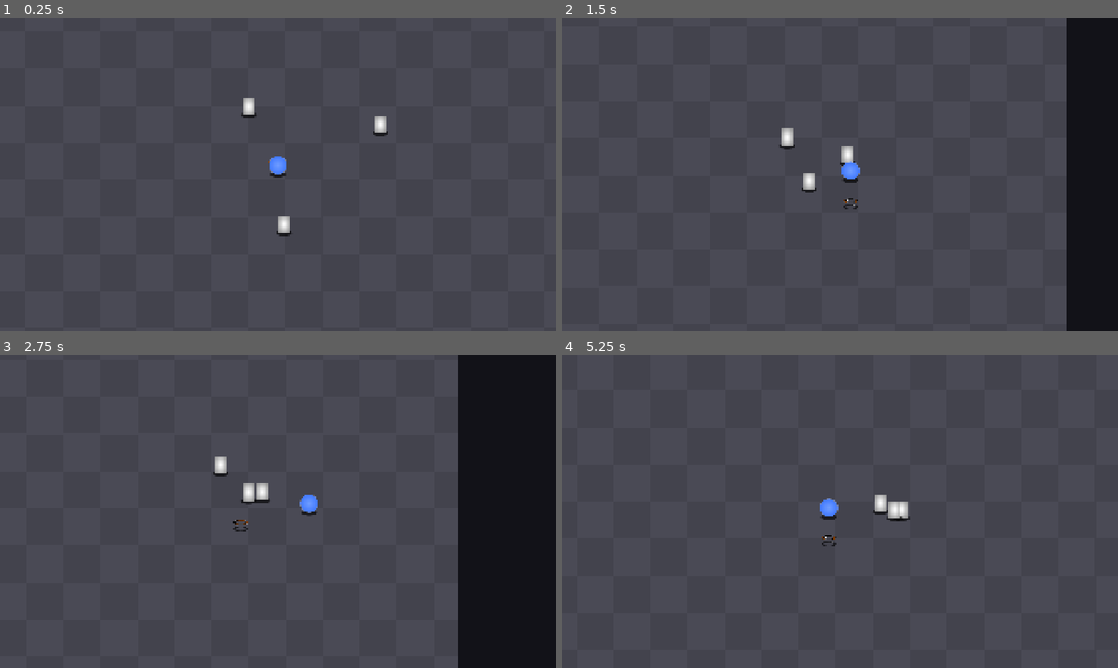
Above: before the commit, frames 1-4 (two rows, left to right).
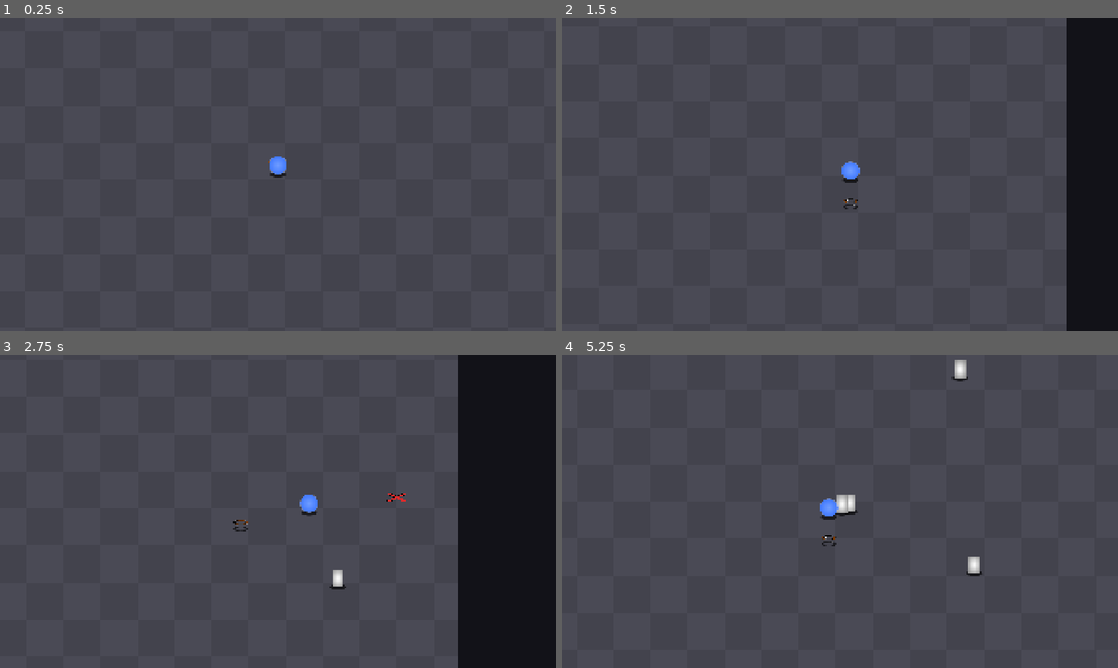
Above: after the commit, the same moments.

Repository: Lucarni-Lucas/entrega-boss-lucarni-lucas
Game: Godot game, scene res://scenes/arena.tscn
The game is run twice, just before and just after one commit, with the same random seed, the same clock (stepped at 60 frames per second) and the same inputs.
Inputs:
- Up to frame 1 (0.25 s): no input
- Up to frame 2 (1.5 s): hold D (mover_derecha) 0.53-1.28 s; tap C (slash) at 0.6 s; hold S (mover_abajo) from 1.28 s (still down); tap Z (boomerang) at 1.35 s
- Up to frame 3 (2.75 s): tap C (slash) at 1.55, 2.3 s; release S (mover_abajo) at 2.03 s; hold D (mover_derecha) from 2.03 s (still down); tap X (dive) at 2.1 s
- Up to frame 4 (5.25 s): release D (mover_derecha) at 2.78 s; hold W (mover_arriba) 2.78-3.53 s; tap Space (ground_pound) at 2.85 s; tap C (slash) at 3.05, 3.6, 4.35 s; hold A (mover_izquierda) 3.53-5.03 s; hold S (mover_abajo) from 5.03 s (still down); tap Z (boomerang) at 5.1 s

The runs differ from the first frame. In frame 1, 0.4% of the frame differs, in the area x 43-70%, y 25-70%; in frame 2, 0.4%; in frame 3, 0.6%; in frame 4, 0.9%, in the area x 49-76%, y 1-71%.

Commit message:
spawner de enemigos

Diff:
--- a/entrega-boss-lucarni-lucas/resources/camara_params.tres
+++ b/entrega-boss-lucarni-lucas/resources/camara_params.tres
@@ -1,6 +1,6 @@
 [gd_resource type="Resource" script_class="CameraParams" format=3 uid="uid://juj8w6pqin0e"]
 
-[ext_resource type="Script" uid="uid://dfp6vv16lir4w" path="res://scripts/camara_params.gd" id="1_tbqqu"]
+[ext_resource type="Script" uid="uid://dfp6vv16lir4w" path="res://scripts/params/camara_params.gd" id="1_tbqqu"]
 
 [resource]
 script = ExtResource("1_tbqqu")
--- a/entrega-boss-lucarni-lucas/resources/enemigo_terrestre.tres
+++ b/entrega-boss-lucarni-lucas/resources/enemigo_terrestre.tres
@@ -1,10 +1,11 @@
 [gd_resource type="Resource" script_class="EnemyParams" format=3 uid="uid://bauovwlt6r0be"]
 
-[ext_resource type="Script" uid="uid://bogkc7efq10ps" path="res://scripts/enemy_params.gd" id="1_oqnwy"]
+[ext_resource type="Script" uid="uid://bogkc7efq10ps" path="res://scripts/params/enemy_params.gd" id="1_oqnwy"]
 
 [resource]
 script = ExtResource("1_oqnwy")
 vida_max = 2
+velocidad = 350.0
 alto = 60.0
 fuerza_separacion = 60.0
 metadata/_custom_type_script = "uid://bogkc7efq10ps"
--- a/entrega-boss-lucarni-lucas/resources/player_params.tres
+++ b/entrega-boss-lucarni-lucas/resources/player_params.tres
@@ -1,9 +1,10 @@
 [gd_resource type="Resource" script_class="PlayerParams" format=3 uid="uid://dq4faj2ot85b1"]
 
-[ext_resource type="Script" uid="uid://bpnf8ftr7uhrk" path="res://scripts/player_params.gd" id="1_pk6jb"]
+[ext_resource type="Script" uid="uid://bpnf8ftr7uhrk" path="res://scripts/params/player_params.gd" id="1_pk6jb"]
 
 [resource]
 script = ExtResource("1_pk6jb")
+slash_empuje = 850.0
 gp_dano = 2
 gp_proteccion = 0.1
 gp_empuje = 850.0
--- a/entrega-boss-lucarni-lucas/resources/sombra_params.tres
+++ b/entrega-boss-lucarni-lucas/resources/sombra_params.tres
@@ -1,6 +1,6 @@
 [gd_resource type="Resource" script_class="SombraParams" format=3 uid="uid://dt3afhff23ddt"]
 
-[ext_resource type="Script" uid="uid://bhkapoqyh7kji" path="res://scripts/sombra_params.gd" id="1_1dk4p"]
+[ext_resource type="Script" uid="uid://bhkapoqyh7kji" path="res://scripts/params/sombra_params.gd" id="1_1dk4p"]
 
 [resource]
 script = ExtResource("1_1dk4p")
--- /dev/null
+++ b/entrega-boss-lucarni-lucas/resources/spawner_params.tres
@@ -0,0 +1,8 @@
+[gd_resource type="Resource" script_class="SpawnerParams" format=3 uid="uid://c0napswgoa21n"]
+
+[ext_resource type="Script" uid="uid://jtfyndpaudrq" path="res://scripts/params/spawner_params.gd" id="1_6eo2x"]
+
+[resource]
+script = ExtResource("1_6eo2x")
+intervalo = 1.0
+metadata/_custom_type_script = "uid://jtfyndpaudrq"
--- a/entrega-boss-lucarni-lucas/scenes/arena.tscn
+++ b/entrega-boss-lucarni-lucas/scenes/arena.tscn
@@ -3,7 +3,7 @@
 [ext_resource type="PackedScene" uid="uid://fm4dys2j78qx" path="res://scenes/camara.tscn" id="1_e05a3"]
 [ext_resource type="Texture2D" uid="uid://b6s7sn8uddq73" path="res://assets/placeholder/suelo.png" id="1_wl4x5"]
 [ext_resource type="PackedScene" uid="uid://cox3t741yfdhq" path="res://scenes/player/player.tscn" id="2_olpmc"]
-[ext_resource type="PackedScene" uid="uid://yw1jsfp12t2q" path="res://scenes/enemigos/terrestre.tscn" id="4_7ft05"]
+[ext_resource type="PackedScene" uid="uid://bff3bfq0dtcvp" path="res://scenes/spawner/spawner.tscn" id="4_xdvfk"]
 
 [sub_resource type="RectangleShape2D" id="RectangleShape2D_xrivr"]
 size = Vector2(2080, 40)
@@ -46,15 +46,6 @@
 [node name="Player" parent="Entidades" unique_id=666075403 instance=ExtResource("2_olpmc")]
 position = Vector2(1000, 750)
 
-[node name="Terrestre" parent="Entidades" unique_id=794546459 instance=ExtResource("4_7ft05")]
-position = Vector2(1025, 989)
-
-[node name="Terrestre2" parent="Entidades" unique_id=734364178 instance=ExtResource("4_7ft05")]
-position = Vector2(1388, 593)
-
-[node name="Terrestre3" parent="Entidades" unique_id=401203132 instance=ExtResource("4_7ft05")]
-position = Vector2(883, 512)
-
 [node name="Camara" parent="." unique_id=1696517493 node_paths=PackedStringArray("objetivo") instance=ExtResource("1_e05a3")]
 limit_left = -370
 limit_top = -370
@@ -62,3 +53,6 @@
 limit_bottom = 1870
 limit_smoothed = true
 objetivo = NodePath("../Entidades/Player")
+
+[node name="Spawner" parent="." unique_id=555608513 node_paths=PackedStringArray("contenedor") instance=ExtResource("4_xdvfk")]
+contenedor = NodePath("../Entidades")
--- a/entrega-boss-lucarni-lucas/scenes/enemigos/enemigo.gd
+++ b/entrega-boss-lucarni-lucas/scenes/enemigos/enemigo.gd
@@ -2,14 +2,16 @@
 class_name Enemigo
 
 signal murio(posicion: Vector2)
+signal termino(enemigo: Enemigo)
 
 @export var params: EnemyParams
 
 var z := 0.0
 var vida: int
 var jugador: Player
+var muerto := false
 var _empuje := Vector2.ZERO
-var muerto := false
+var _capa: int
 
 @onready var _sombra: Sombra = $Sombra
 @onready var _sprite := $Sprite
@@ -20,19 +22,38 @@
 
 
 func _ready() -> void:
+	_capa = collision_layer
 	_visual.modulate = params.color
-	vida = params.vida_max
 	z = params.altura_vuelo
 	_hurtbox.z_min = z
 	_hurtbox.z_max = z + params.alto
 	_hurtbox.golpeado.connect(_on_golpeado)
-	jugador = get_tree().get_first_node_in_group("jugador") as Player
 	_hitbox.dano = params.dano_contacto
 	_hitbox.z_min = z
 	_hitbox.z_max = z + params.alto
 	_hitbox.continua = true
+	_hitbox.intervalo = params.intervalo_contacto
+	jugador = get_tree().get_first_node_in_group(Player.GRUPO) as Player
+	activar_en(global_position)
+
+
+func activar_en(posicion: Vector2) -> void:
+	global_position = posicion
+	vida = params.vida_max
+	muerto = false
+	_empuje = Vector2.ZERO
+	modulate = Color.WHITE
+	collision_layer = _capa
+	_hurtbox.monitorable = true
 	_hitbox.activar()
-	_hitbox.intervalo = params.intervalo_contacto
+	visible = true
+	process_mode = Node.PROCESS_MODE_INHERIT
+
+
+func desactivar() -> void:
+	visible = false
+	process_mode = Node.PROCESS_MODE_DISABLED
+	_hitbox.desactivar()
 
 
 func _physics_process(delta: float) -> void:
@@ -55,9 +76,16 @@
 	_hitbox.desactivar()
 	_hurtbox.set_deferred("monitorable", false)
 	set_deferred("collision_layer", 0)
-	var tween := create_tween().set_parallel()
+	var tween := create_tween()
 	tween.tween_property(self, "modulate:a", 0.0, params.duracion_muerte)
-	tween.chain().tween_callback(queue_free)
+	tween.tween_callback(_terminar_muerte)
+
+
+func _terminar_muerte() -> void:
+	if termino.get_connections().is_empty():
+		queue_free()
+	else:
+		termino.emit(self)
 
 
 func _on_golpeado(hitbox: Hitbox) -> void:
--- a/entrega-boss-lucarni-lucas/scenes/player/player.gd
+++ b/entrega-boss-lucarni-lucas/scenes/player/player.gd
@@ -7,6 +7,8 @@
 signal murio
 
 enum Estado { EN_SUELO, EN_AIRE, DIVE, GROUND_POUND, VAULT, THROW }
+
+const GRUPO := &"jugador"
 
 @export var params: PlayerParams
 
--- /dev/null
+++ b/entrega-boss-lucarni-lucas/scenes/spawner/marca_spawn.gd
@@ -0,0 +1,45 @@
+extends Node2D
+class_name MarcaSpawn
+
+signal lista(marca: MarcaSpawn)
+
+var _params: SpawnerParams
+var _jugador: Player
+var _parpadeos_restantes := 0
+var _tiempo := 0.0
+
+@onready var _visual := $Visual
+
+
+func iniciar(posicion: Vector2, params: SpawnerParams, jugador: Player) -> void:
+	global_position = posicion
+	_params = params
+	_jugador = jugador
+	_parpadeos_restantes = params.parpadeos
+	_tiempo = 0.0
+	visible = true
+	process_mode = Node.PROCESS_MODE_INHERIT
+
+
+func desactivar() -> void:
+	visible = false
+	process_mode = Node.PROCESS_MODE_DISABLED
+
+
+func _physics_process(delta: float) -> void:
+	_tiempo += delta
+	_visual.visible = _tiempo < _params.duracion_parpadeo / 2.0
+	if _tiempo < _params.duracion_parpadeo:
+		return
+	_tiempo -= _params.duracion_parpadeo
+	_parpadeos_restantes -= 1
+	if _parpadeos_restantes > 0:
+		return
+	if _jugador_encima():
+		_parpadeos_restantes = _params.parpadeos_extra
+		return
+	lista.emit(self)
+
+
+func _jugador_encima() -> bool:
+	return _jugador != null and global_position.distance_to(_jugador.global_position) < _params.radio_bloqueo
--- /dev/null
+++ b/entrega-boss-lucarni-lucas/scenes/spawner/marca_spawn.tscn
@@ -0,0 +1,28 @@
+[gd_scene format=3 uid="uid://bw8ldgjp7bfwk"]
+
+[ext_resource type="Script" uid="uid://nly1owbjxioy" path="res://scenes/spawner/marca_spawn.gd" id="1_8e6is"]
+
+[node name="MarcaSpawn" type="Node2D" unique_id=264302940]
+z_index = -5
+script = ExtResource("1_8e6is")
+
+[node name="Visual" type="Node2D" parent="." unique_id=569300530]
+scale = Vector2(1, 0.45)
+
+[node name="Linea3" type="Line2D" parent="Visual" unique_id=1895214986]
+points = PackedVector2Array(-30, -30, 30, 30)
+width = 15.0
+default_color = Color(0, 0, 0, 1)
+
+[node name="Linea4" type="Line2D" parent="Visual" unique_id=1611994298]
+points = PackedVector2Array(-30, 30, 30, -30)
+width = 15.0
+default_color = Color(0, 0, 0, 1)
+
+[node name="Linea1" type="Line2D" parent="Visual" unique_id=886954459]
+points = PackedVector2Array(-28, -28, 28, 28)
+default_color = Color(0.875, 0.16748047, 0.16748047, 1)
+
+[node name="Linea2" type="Line2D" parent="Visual" unique_id=504163575]
+points = PackedVector2Array(-28, 28, 28, -28)
+default_color = Color(0.8745098, 0.16862746, 0.16862746, 1)
--- /dev/null
+++ b/entrega-boss-lucarni-lucas/scenes/spawner/spawner.gd
@@ -0,0 +1,64 @@
+extends Node
+class_name Spawner
+
+@export var params: SpawnerParams
+@export var escena_enemigo: PackedScene
+@export var escena_marca: PackedScene
+@export var contenedor: Node2D
+@export var area := Rect2(0, 0, 2000, 1500)
+
+var _pool_enemigos: Pool
+var _pool_marcas: Pool
+var _jugador: Player
+var _tiempo := 0.0
+
+
+func _ready() -> void:
+	_jugador = get_tree().get_first_node_in_group(Player.GRUPO) as Player
+	_pool_enemigos = Pool.new(escena_enemigo, contenedor, _preparar_enemigo)
+	_pool_marcas = Pool.new(escena_marca, contenedor, _preparar_marca)
+	_pool_enemigos.precalentar.call_deferred(params.precalentar)
+	_pool_marcas.precalentar.call_deferred(params.precalentar_marcas)
+
+
+func _physics_process(delta: float) -> void:
+	_tiempo += delta
+	if _tiempo >= params.intervalo:
+		_tiempo -= params.intervalo
+		_marcar_spawn()
+
+
+func _marcar_spawn() -> void:
+	var posicion := _buscar_posicion()
+	if posicion == Vector2.INF:
+		return
+	var marca: MarcaSpawn = _pool_marcas.tomar()
+	marca.iniciar(posicion, params, _jugador)
+
+
+func _buscar_posicion() -> Vector2:
+	for i in params.intentos:
+		var punto := _punto_al_azar()
+		if _jugador == null or punto.distance_to(_jugador.global_position) >= params.distancia_minima:
+			return punto
+	return Vector2.INF
+
+
+func _punto_al_azar() -> Vector2:
+	var zona := area.grow(-params.margen)
+	return zona.position + Vector2(randf() * zona.size.x, randf() * zona.size.y)
+
+
+func _on_marca_lista(marca: MarcaSpawn) -> void:
+	var posicion := marca.global_position
+	_pool_marcas.devolver(marca)
+	var enemigo: Enemigo = _pool_enemigos.tomar()
+	enemigo.activar_en(posicion)
+
+
+func _preparar_enemigo(enemigo: Enemigo) -> void:
+	enemigo.termino.connect(_pool_enemigos.devolver)
+
+
+func _preparar_marca(marca: MarcaSpawn) -> void:
+	marca.lista.connect(_on_marca_lista)
--- /dev/null
+++ b/entrega-boss-lucarni-lucas/scenes/spawner/spawner.tscn
@@ -0,0 +1,12 @@
+[gd_scene format=3 uid="uid://bff3bfq0dtcvp"]
+
+[ext_resource type="Script" uid="uid://bd1ahlvlj5jya" path="res://scenes/spawner/spawner.gd" id="1_eoeca"]
+[ext_resource type="Resource" uid="uid://c0napswgoa21n" path="res://resources/spawner_params.tres" id="2_byvvi"]
+[ext_resource type="PackedScene" uid="uid://yw1jsfp12t2q" path="res://scenes/enemigos/terrestre.tscn" id="3_t4i6e"]
+[ext_resource type="PackedScene" uid="uid://bw8ldgjp7bfwk" path="res://scenes/spawner/marca_spawn.tscn" id="4_4t4hp"]
+
+[node name="Spawner" type="Node" unique_id=555608513]
+script = ExtResource("1_eoeca")
+params = ExtResource("2_byvvi")
+escena_enemigo = ExtResource("3_t4i6e")
+escena_marca = ExtResource("4_4t4hp")
--- /dev/null
+++ b/entrega-boss-lucarni-lucas/scripts/params/spawner_params.gd
@@ -0,0 +1,15 @@
+extends Resource
+class_name SpawnerParams
+
+@export_range(0.1, 10, 0.1, "suffix:s") var intervalo: float = 1.5
+@export var precalentar: int = 20
+@export_range(0, 200, 5, "suffix:px") var margen: float = 40.0
+@export_range(0, 1000, 10, "suffix:px") var distancia_minima: float = 400.0
+@export var intentos: int = 10
+@export var precalentar_marcas: int = 5
+
+@export_group("Marca")
+@export var parpadeos: int = 3
+@export var parpadeos_extra: int = 2
+@export_range(0.05, 1, 0.01, "suffix:s") var duracion_parpadeo: float = 0.35
+@export_range(0, 200, 5, "suffix:px") var radio_bloqueo: float = 60.0
--- /dev/null
+++ b/entrega-boss-lucarni-lucas/scripts/pool.gd
@@ -0,0 +1,38 @@
+extends RefCounted
+class_name Pool
+
+var _escena: PackedScene
+var _contenedor: Node
+var _al_crear: Callable
+var _libres: Array[Node] = []
+## Los nodos que maneja tienen que implementar desactivar().
+
+
+func _init(escena: PackedScene, contenedor: Node, al_crear: Callable) -> void:
+	_escena = escena
+	_contenedor = contenedor
+	_al_crear = al_crear
+
+
+func precalentar(cantidad: int) -> void:
+	for i in cantidad:
+		_libres.append(_crear())
+
+
+func tomar() -> Node:
+	if _libres.is_empty():
+		return _crear()
+	return _libres.pop_back()
+
+
+func devolver(nodo: Node) -> void:
+	nodo.desactivar()
+	_libres.append(nodo)
+
+
+func _crear() -> Node:
+	var nodo := _escena.instantiate()
+	_contenedor.add_child(nodo)
+	_al_crear.call(nodo)
+	nodo.desactivar()
+	return nodo
Not shown, added: entrega-boss-lucarni-lucas/scenes/spawner/marca_spawn.gd.uid
Not shown, added: entrega-boss-lucarni-lucas/scenes/spawner/spawner.gd.uid
Renamed: entrega-boss-lucarni-lucas/scripts/camara_params.gd -> entrega-boss-lucarni-lucas/scripts/params/camara_params.gd
Renamed: entrega-boss-lucarni-lucas/scripts/camara_params.gd.uid -> entrega-boss-lucarni-lucas/scripts/params/camara_params.gd.uid
Renamed: entrega-boss-lucarni-lucas/scripts/enemy_params.gd -> entrega-boss-lucarni-lucas/scripts/params/enemy_params.gd
Renamed: entrega-boss-lucarni-lucas/scripts/enemy_params.gd.uid -> entrega-boss-lucarni-lucas/scripts/params/enemy_params.gd.uid
Renamed: entrega-boss-lucarni-lucas/scripts/player_params.gd -> entrega-boss-lucarni-lucas/scripts/params/player_params.gd
Renamed: entrega-boss-lucarni-lucas/scripts/player_params.gd.uid -> entrega-boss-lucarni-lucas/scripts/params/player_params.gd.uid
Renamed: entrega-boss-lucarni-lucas/scripts/sombra_params.gd -> entrega-boss-lucarni-lucas/scripts/params/sombra_params.gd
Renamed: entrega-boss-lucarni-lucas/scripts/sombra_params.gd.uid -> entrega-boss-lucarni-lucas/scripts/params/sombra_params.gd.uid
Not shown, added: entrega-boss-lucarni-lucas/scripts/params/spawner_params.gd.uid
Not shown, added: entrega-boss-lucarni-lucas/scripts/pool.gd.uid
